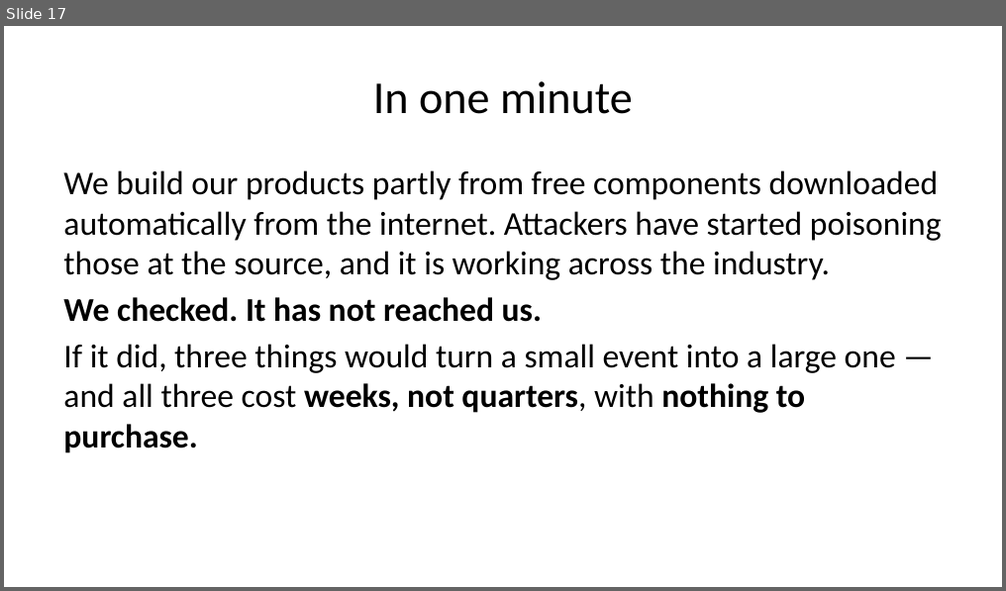
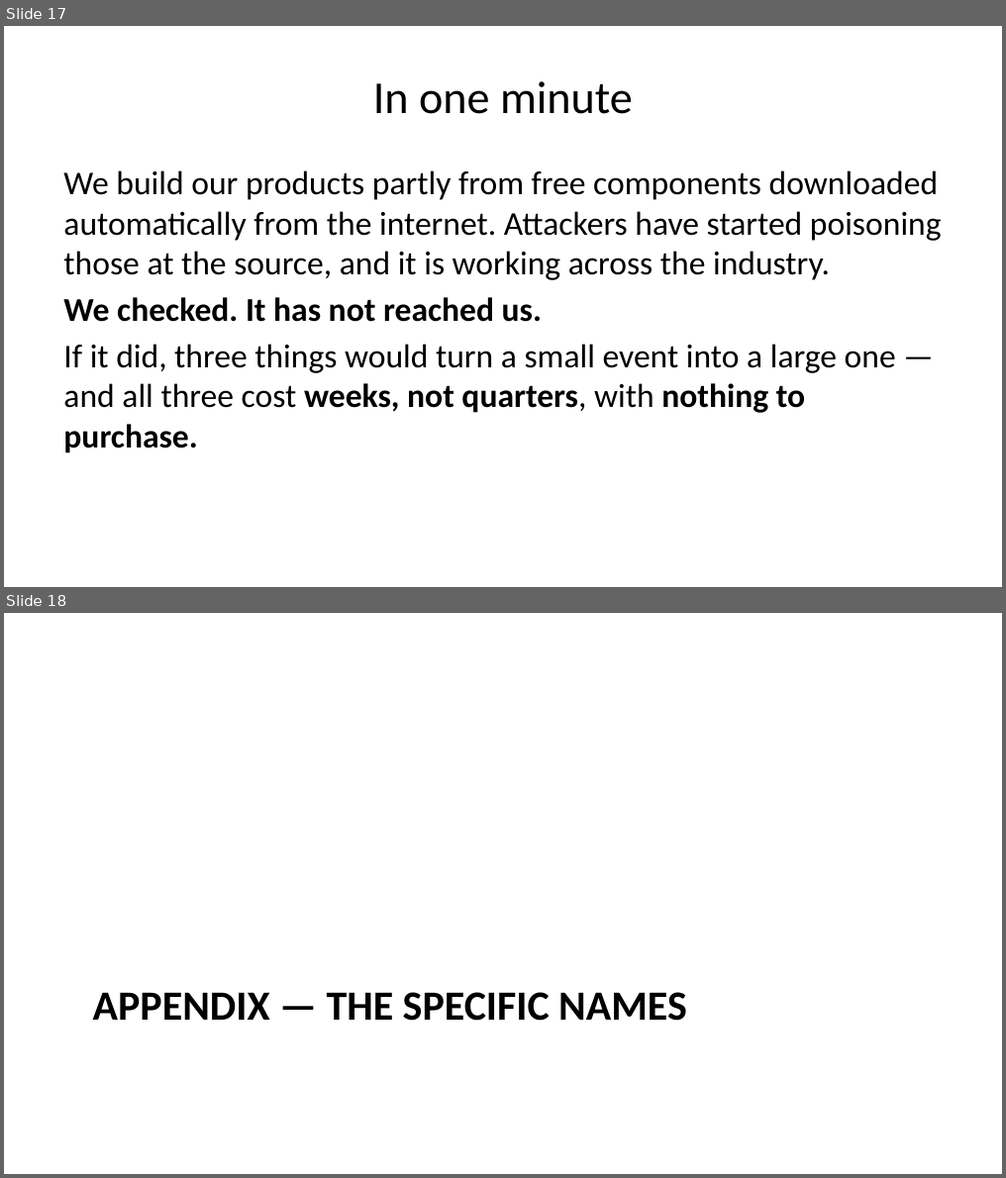
Before and after one commit to sealmindset/auditgithub, a slide deck: docs/playbooks/npm-supply-chain-exposure-slides.pptx. Shown one above the other, each under a label of ours: slide 17 before the commit, slides 17 and 18 after it. The pictures are 1006x591 and 1006x1178 pixels, drawn with LibreOffice and Linux fonts; fonts in the diff are those of the drawing. Boxes give left, top, right and bottom in pixels: in the first picture for what was removed or moved away, otherwise in the second. Text is boxed around its words. In the diff, an @@ line names an element or a change of style, - is before the commit and + after.

```diff
--- a/docs/playbooks/npm-supply-chain-exposure-slides.pptx
+++ b/docs/playbooks/npm-supply-chain-exposure-slides.pptx
@@ slide 18 added at <box>4,613,1002,1174</box>, background #FFFFFF @@
@@ title added at <box>93,992,687,1021</box>, 30 pt, text #000000, bold @@
+APPENDIX — THE SPECIFIC NAMES
```
Also in this commit, not shown: 2 slides changed, 23 other slides added, 11 other files.
